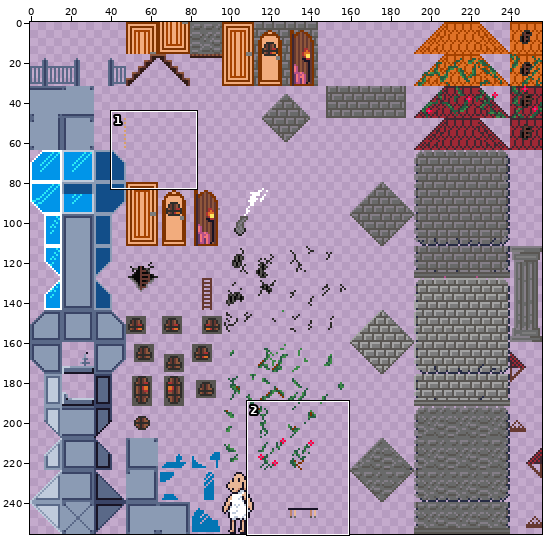
Edited in one commit: sprite sheet (godot/tower/tower.png). The first picture is a wide view before the edit; the outline marks the close-up.
Close-up. Earlier state:
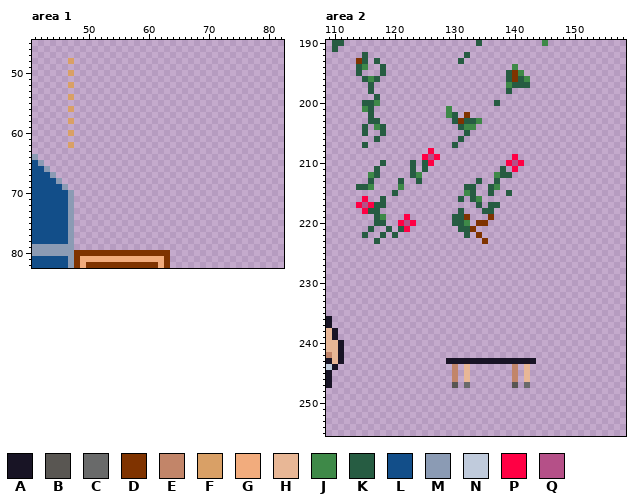
The file is 256x256 pixels. Shown: area 1: x 41..82, y 45..82; area 2: x 109..158, y 190..255.
Palette (. is transparent): A #181425  B #595652  C #696a6a  D #7f3300  E #c28569  F #d9a066  G #f2ac7d  H #e8b796  J #3e8948  K #265c42  L #124e89  M #8b9bb4  N #c0cbdc  P #ff0044  Q #b55088
Pixels before, area 1, first column x 41:
48 ......F................
49 .......................
50 ......F................
51 .......................
52 ......F................
53 .......................
54 ......F................
55 .......................
56 ......F................
57 .......................
58 ......F................
59 .......................
60 ......F................
61 .......................
62 ......F................
63 .......................
64 M......................
65 LM.....................
66 LLM....................
67 LLLM...................
68 LLLLM..................
69 LLLLLM.................
70 LLLLLLM................
71 LLLLLLM................
72 LLLLLLM................
73 LLLLLLM................
74 LLLLLLM................
75 LLLLLLM................
76 LLLLLLM................
77 LLLLLLM................
78 LLLLLLM................
79 MMMMMMM................
80 MMMMMMMDDDDDDDDDDDDDDDD
81 LLLLLLMDGGGGGGGGGGGGGGD
82 LLLLLLMDGDDDDDDDDDDDDGD
Pixels before, area 2 (only the part around the change), first column x 109:
190 .KK......................K..........J.............
191 .K................................................
192 ......K................K..........................
193 .....DK.K.............K...........................
194 .....KJ..K.....................J..................
195 .....K...K....................KDJ.................
196 ......KJK.....................KDKJ................
197 .......K......................JKKK................
198 .......K......................K...................
199 ........K.........................................
200 ......KKJ...................K.....................
201 ......JK............J.............................
202 .......K............JK.D..........................
203 .......KK............KDKKJ........................
204 ......K.JK............KJJ.........................
205 ......K..K.............K..........................
206 ........K.............K...........................
207 ......K..............K............................
208 .................P................................
209 ................PQP............P..................
210 .........K....K.KP............PQP.................
211 ........K.....K.K............K.P..................
212 .......JK.....KJ............JKK...................
213 .......K....K..K.........K..K.....................
214 .....KKJ....J..........KK..KJ.....................
215 ...........K...........JK..K..K...................
216 ......P..K............K.KJ........................
217 .....PQPKK...............K.KK.....................
218 ......PKK.............K...KK......................
219 ........KJ...P.......KKD...D......................
220 ........KK..PQP......KKJ.DD.......................
221 .......K..K.KP........KKD.........................
222 ......K..K.K...........K.D........................
223 ........K.................D.......................
224 ..................................................
225 ..................................................
226 ..................................................
227 ..................................................
228 ..................................................
229 ..................................................
230 ..................................................
231 ..................................................
232 ..................................................
233 ..................................................
234 ..................................................
235 ..................................................
236 A.................................................
237 A.................................................
238 HA................................................
239 HA................................................
240 HHA...............................................
241 HHA...............................................
242 EHA...............................................
243 AHA.................AAAAAAAAAAAAAAA...............
244 NA...................E.H.......E.H................
245 A....................E.H.......E.H................
246 A....................E.H.......E.H................
247 A....................B.C.......B.C................
248 ..................................................
249 ..................................................
250 ..................................................
251 ..................................................
252 ..................................................
253 ..................................................
254 ..................................................
255 ..................................................
The same view after the edit:
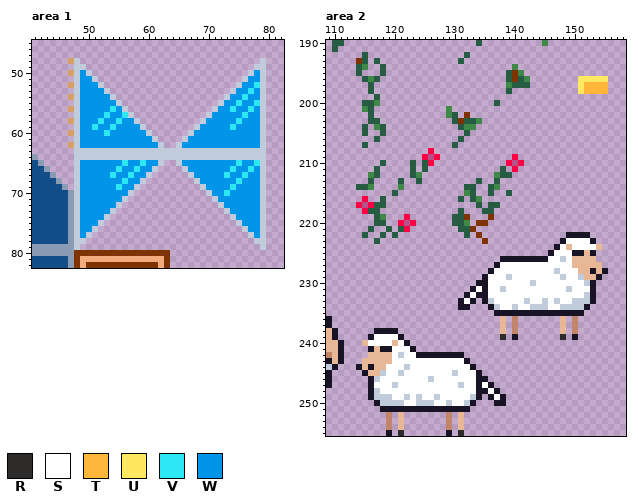
Colours new in this view: R #2e2c2a  S #ffffff  T #ffb63a  U #fee761  V #2ce8f5  W #0095e9
Changes in this commit:
Changed rows in their new state; - is an unchanged pixel.
Area 1:
first column x 48:
48 N------------------------------N
49 NN----------------------------NN
50 NWN--------------------------NWN
51 NWWN------------------------NWWN
52 NWWWN----------------------NWWVN
53 NWWWWN--------------------NWWVWN
54 NWWWWWN------------------NWWVWWN
55 NWWWWWWN----------------NWWVWWVN
56 NWWWWWVWN--------------NWWVWWVWN
57 NWWWWVWWVN------------NWWWWWVWWN
58 NWWWVWWVWWN----------NWWWWWVWWWN
59 NWWVWWVWWWWN--------NWWWWWVWWWWN
60 NWWWWVWWWWWWN------NWWWWWWWWWWWN
61 NWWWWWWWWWWWWN----NWWWWWWWWWWWWN
62 NWWWWWWWWWWWWWN--NWWWWWWWWWWWWWN
63 NNNNNNNNNNNNNNNNNNNNNNNNNNNNNNNN
64 NNNNNNNNNNNNNNNNNNNNNNNNNNNNNNNN
65 NWWWWWWWVWWVWWN--NWWWWWWWWWVWWVN
66 NWWWWWWVWWVWWN----NWWWWWWWVWWVWN
67 NWWWWWVWWVWWN------NWWWWWVWWVWWN
68 NWWWWWWWVWWN--------NWWWWWWVWWWN
69 NWWWWWWVWWN----------NWWWWVWWWWN
70 NWWWWWWWWN------------NWWVWWWWWN
71 NWWWWWWWN--------------NWWWWWWWN
72 NWWWWWWN----------------NWWWWWWN
73 NWWWWWN------------------NWWWWWN
74 NWWWWN--------------------NWWWWN
75 NWWWN----------------------NWWWN
76 NWWN------------------------NWWN
77 NWN--------------------------NWN
78 NN----------------------------NN
79 N------------------------------N
Area 2:
first column x 151:
196 UUUUU
197 UTTTT
198 UTTTT
first column x 114:
222 -----------------------------------AAAA---
223 ----------------------------------ASSSSA--
224 ---------------------------------ASHSSSSH-
225 --------------------------------ASSSAAHA--
226 ------------------------AAAAAAAASSNSHHHH--
227 -----------------------ASSSSSSSSSSSSHHHHH-
228 ----------------------ASSSSSSSSSSNSSSHHAHA
229 ---------------------ASSSNSSSSSSSSNSSNHHA-
230 --------------------AASSSSSSSNSSSSSSSSNA--
231 -------------------ASASSNSSSSSSSSSSNSSSA--
232 ------------------ASAASSSSSSSSSSSSSSSSNA--
233 -----------------ASA-ANSSSSSNSSNSNSSNNNA--
234 -----------------AA---ANSSNSSNNNSSNNNNA---
235 -----------------------AAAAAAAAAAAAAAA----
236 ------------------------H-E-------H-E-----
237 ------------------------H-E-------H-E-----
238 ---AAAA-----------------H-E-------H-E-----
239 --ASSSSA----------------R-A-------R-A-----
240 -HSSSSHSA---------------------------------
241 --AHAASSSA--------------------------------
242 --HHHHSNSSAAAAAAAA------------------------
243 -HHHHHSSSSSSSSSSSS-...........------------
244 AHAHHSSSNSSSSSSSSSSA------.-.-------------
245 -AHHNSSNSSSSSSSSNSSSA-----.-.-------------
246 --ANSSSSSSSSNSSSSSSSAA----.-.-------------
247 --ASSSNSSSSSSSSSSNSSASA---.-.-------------
248 --ANSSSSSSSSSSSSSSSSAASA------------------
249 --ANNNSSNSNSSNSSSSSNA-ASA-----------------
250 ---ANNNNSSNNNSSNSSNA---AA-----------------
251 ----AAAAAAAAAAAAAAA-----------------------
252 -----E-H-------E-H------------------------
253 -----E-H-------E-H------------------------
254 -----E-H-------E-H------------------------
255 -----A-R-------A-R------------------------
